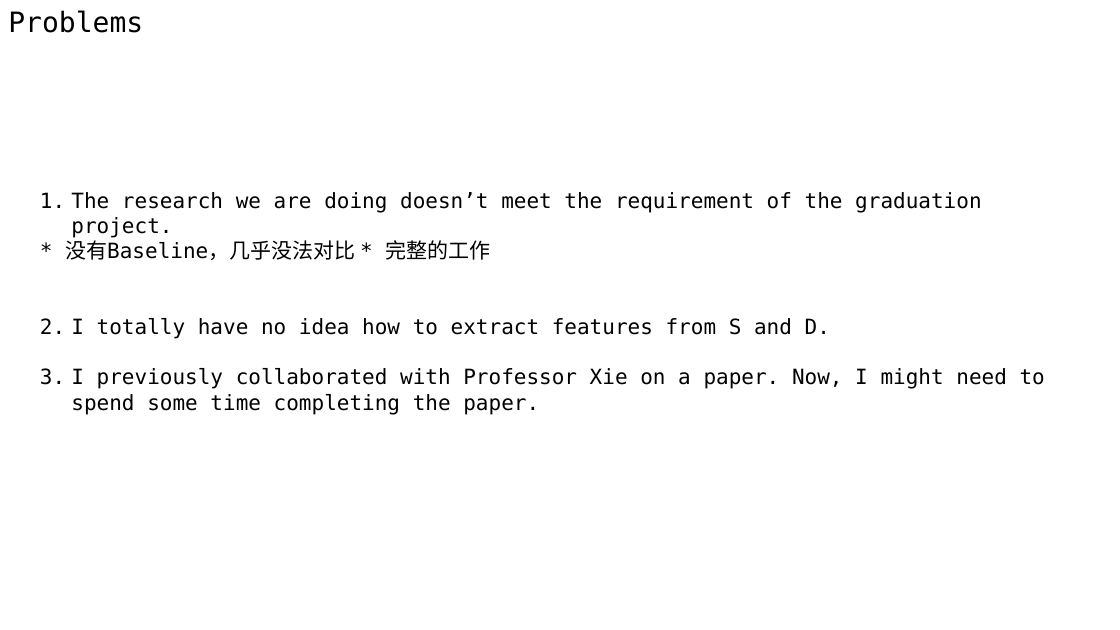
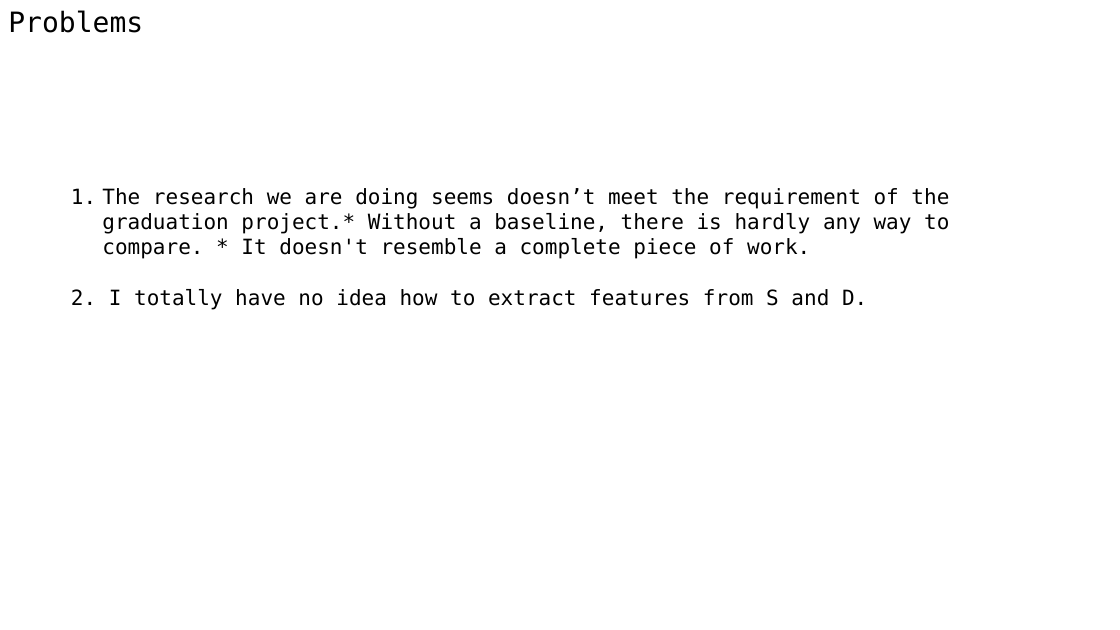
Before and after one commit to A-Big-Tortoise/Presentation, a slide deck: slide 19 of Presentation_0129_JiayuChen.pptx (slide 18 before the commit). Drawn at 1120x630 pixels with LibreOffice and Linux fonts; fonts in the diff are those of the drawing. Boxes give left, top, right and bottom in pixels: in the first picture for what was removed or moved away, otherwise in the second. Text is boxed around its words. In the diff, an @@ line names an element or a change of style, - is before the commit and + after.

```diff
--- a/Presentation_0129_JiayuChen.pptx
+++ b/Presentation_0129_JiayuChen.pptx
@@ text at bbox=[71, 188, 949, 310]: text changed @@
-1. The research we are doing doesn’t meet the requirement of the graduation project.
-* 没有Baseline，几乎没法对比 * 完整的工作
-1. I totally have no idea how to extract features from S and D.
-2. I previously collaborated with Professor Xie on a paper. Now, I might need to spend some time completing the paper.
+1. The research we are doing seems doesn’t meet the requirement of the graduation project.* Without a baseline, there is hardly any way to compare. * It doesn't resemble a complete piece of work.
+2. I totally have no idea how to extract features from S and D.
```
Also in this commit, not shown: 14 other slides changed, 1 slide added.
